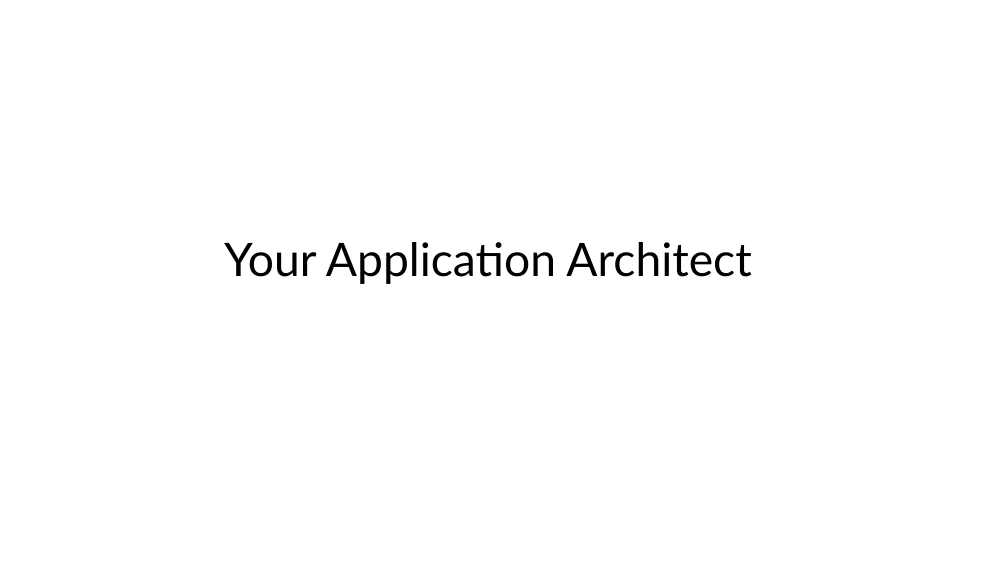
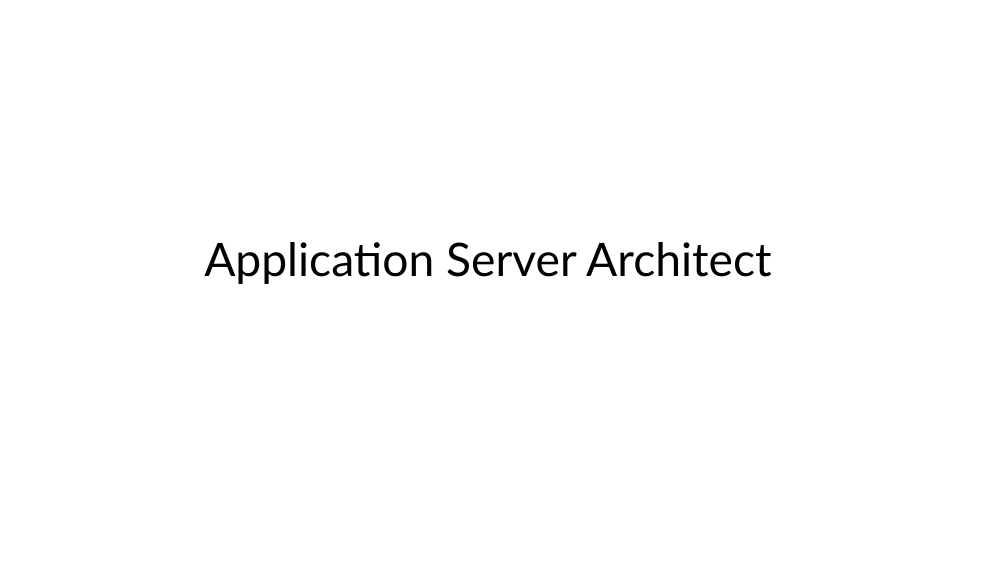
Before and after one commit to cfclick/CFSummit2016, a slide deck: slide 34 of powerpoint/architect/Crafting CF App Like An Architect.pptx. Drawn at 1008x567 pixels with LibreOffice and Linux fonts; fonts in the diff are those of the drawing; background and template pictures are left out. Boxes give left, top, right and bottom in pixels: in the first picture for what was removed or moved away, otherwise in the second. Text is boxed around its words. In the diff, an @@ line names an element or a change of style, - is before the commit and + after.

Commit message:
# WARNING: head commit changed in the meantime
updating architect 5

```diff
--- a/powerpoint/architect/Crafting CF App Like An Architect.pptx
+++ b/powerpoint/architect/Crafting CF App Like An Architect.pptx
@@ title at (204, 242, 771, 284): text changed @@
-Your Application Architect
+Application Server Architect
```
Also in this commit, not shown: 5 other slides changed, 1 other file.
